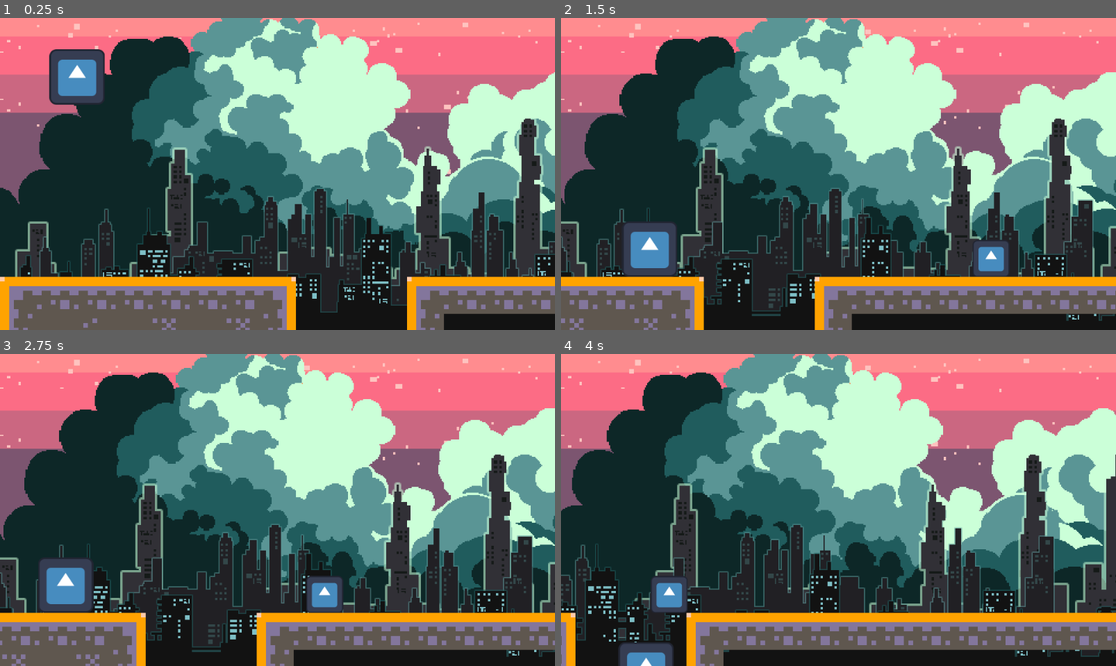
Above: before the commit, frames 1-4 (two rows, left to right).
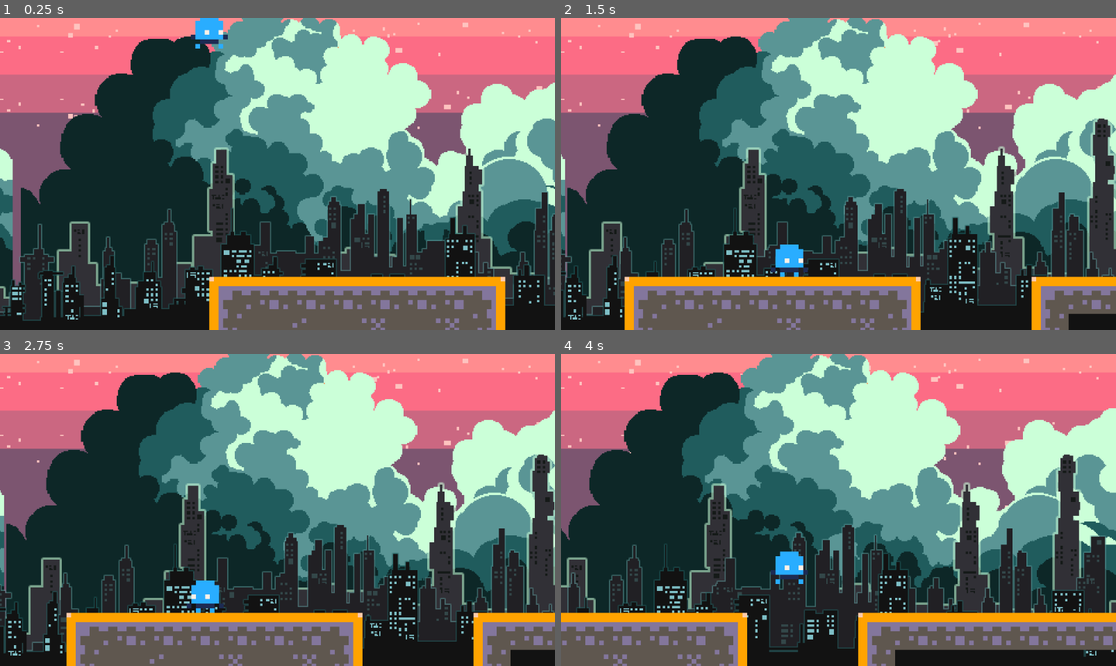
Above: after the commit, the same moments.

Repository: FerenczHollander/webcie-game-jam
Game: Godot game, scene res://level/dummy_level/dummy_level.tscn
Two runs of this game, one before a commit and one after it. Both use one fixed random seed, a clock stepped at 60 frames per second and the inputs below. The engine's default icon, where the game draws it, is replaced by a stand-in: a white triangle on a blue panel in a dark square.
Inputs:
- Up to frame 1 (0.25 s): no input
- Up to frame 2 (1.5 s): tap Enter (ui_accept) at 0.5, 0.77 s; hold Right (ui_right) from 0.53 s (still down)
- Up to frame 3 (2.75 s): tap Enter (ui_accept) at 1.52 s; release Right (ui_right) at 2.03 s; hold Left (ui_left) from 2.03 s (still down)
- Up to frame 4 (4 s): release Left (ui_left) at 2.78 s; hold Right (ui_right) from 2.78 s (still down); tap Enter (ui_accept) at 3.02, 3.77 s

The runs differ from the first frame. In frame 1, 45% of the frame differs, in the area x 0-100%, y 0-100%; in frame 2, 44%; in frame 3, 44%; in frame 4, 38%.

Commit message:
added animation

Diff:
--- a/Player/Player.tscn
+++ b/Player/Player.tscn
@@ -1,26 +1,14 @@
-[gd_scene load_steps=4 format=3 uid="uid://3x6bph5wasye"]
+[gd_scene load_steps=3 format=3 uid="uid://3x6bph5wasye"]
 
-[ext_resource type="Script" path="res://Player/PlayerScript.gd" id="1_kv6wb"]
-[ext_resource type="Texture2D" uid="uid://ckdl2difm6l10" path="res://icon.svg" id="2_iasod"]
+[ext_resource type="Script" path="res://Player/PlayerScript.gd" id="1_aa8qr"]
 
 [sub_resource type="RectangleShape2D" id="RectangleShape2D_s6d3w"]
-size = Vector2(128.5, 128)
+size = Vector2(8, 7)
 
 [node name="CharacterBody2D" type="CharacterBody2D"]
-script = ExtResource("1_kv6wb")
+script = ExtResource("1_aa8qr")
 
-[node name="Sprite2D" type="Sprite2D" parent="."]
-position = Vector2(178, 98)
-texture = ExtResource("2_iasod")
+[node name="AnimatedSprite2D" type="AnimatedSprite2D" parent="."]
 
 [node name="CollisionShape2D" type="CollisionShape2D" parent="."]
-position = Vector2(177.75, 98)
 shape = SubResource("RectangleShape2D_s6d3w")
-
-[node name="Area2D" type="Area2D" parent="."]
-
-[node name="CollisionShape2D" type="CollisionShape2D" parent="Area2D"]
-position = Vector2(177.75, 98)
-shape = SubResource("RectangleShape2D_s6d3w")
-
-[connection signal="body_entered" from="Area2D" to="." method="_on_area_2d_body_entered"]
--- a/Player/PlayerScript.gd
+++ b/Player/PlayerScript.gd
@@ -1,13 +1,20 @@
+class_name Player
 extends CharacterBody2D
 
 
-const SPEED = 300.0
-const JUMP_VELOCITY_Start = -100.0
-const JUMP_VELOCITY = -120.0
+var SPEED = 300.0
+var JUMP_VELOCITY_Start = -100.0
+var JUMP_VELOCITY = -120.0
 var JUMPING = false;
 var JUMPFRAMES = 0;
 
 func _physics_process(delta: float) -> void:
+	handle_movement(delta)
+
+func _on_area_2d_body_entered(body: Node2D) -> void:
+	pass # Replace with function body.
+
+func handle_movement(delta: float) -> void:
 	# Add the gravity.
 	if not is_on_floor():
 		velocity += get_gravity() * delta
@@ -32,7 +39,3 @@
 
 
 	move_and_slide()
-
-
-func _on_area_2d_body_entered(body: Node2D) -> void:
-	pass # Replace with function body.
--- /dev/null
+++ b/Player/dummy/dummy_player.gd
@@ -0,0 +1,22 @@
+class_name DummyPlayer
+extends Player
+
+@export var animation_sprite: AnimatedSprite2D
+
+func _physics_process(delta: float) -> void:
+	handle_movement(delta)
+	handle_animation()
+
+func handle_animation():
+
+	if velocity == Vector2(0,0):
+		animation_sprite.play("default")
+		return
+	if velocity.x < 0:
+		animation_sprite.scale.x = -1
+	else:
+		animation_sprite.scale.x = 1
+	if is_on_floor():
+		animation_sprite.play("walking")
+	else:
+		animation_sprite.play("jumping")
--- /dev/null
+++ b/Player/dummy/dummy_player.tscn
@@ -0,0 +1,67 @@
+[gd_scene load_steps=9 format=3 uid="uid://ruku00cytrpy"]
+
+[ext_resource type="PackedScene" uid="uid://3x6bph5wasye" path="res://Player/Player.tscn" id="1_4dt2w"]
+[ext_resource type="Script" path="res://Player/dummy/dummy_player.gd" id="2_8np4t"]
+[ext_resource type="Texture2D" uid="uid://33jig58jcqk4" path="res://assets/Transparent/Tilemap/tilemap_packed.png" id="2_h0erh"]
+
+[sub_resource type="AtlasTexture" id="AtlasTexture_5tmuo"]
+atlas = ExtResource("2_h0erh")
+region = Rect2(0, 56, 8, 8)
+
+[sub_resource type="AtlasTexture" id="AtlasTexture_h1q2h"]
+atlas = ExtResource("2_h0erh")
+region = Rect2(16, 56, 8, 8)
+
+[sub_resource type="AtlasTexture" id="AtlasTexture_c4ivl"]
+atlas = ExtResource("2_h0erh")
+region = Rect2(24, 56, 8, 8)
+
+[sub_resource type="AtlasTexture" id="AtlasTexture_jyxt4"]
+atlas = ExtResource("2_h0erh")
+region = Rect2(8, 56, 8, 8)
+
+[sub_resource type="SpriteFrames" id="SpriteFrames_qsqnv"]
+animations = [{
+"frames": [{
+"duration": 1.0,
+"texture": SubResource("AtlasTexture_5tmuo")
+}],
+"loop": true,
+"name": &"default",
+"speed": 1.0
+}, {
+"frames": [{
+"duration": 1.0,
+"texture": SubResource("AtlasTexture_h1q2h")
+}],
+"loop": true,
+"name": &"jumping",
+"speed": 5.0
+}, {
+"frames": [{
+"duration": 1.0,
+"texture": SubResource("AtlasTexture_c4ivl")
+}],
+"loop": true,
+"name": &"landing",
+"speed": 5.0
+}, {
+"frames": [{
+"duration": 1.0,
+"texture": SubResource("AtlasTexture_jyxt4")
+}],
+"loop": true,
+"name": &"walking",
+"speed": 5.0
+}]
+
+[node name="CharacterBody2D" node_paths=PackedStringArray("animation_sprite") instance=ExtResource("1_4dt2w")]
+script = ExtResource("2_8np4t")
+animation_sprite = NodePath("AnimatedSprite2D")
+
+[node name="AnimatedSprite2D" parent="." index="0"]
+texture_filter = 1
+sprite_frames = SubResource("SpriteFrames_qsqnv")
+
+[node name="CollisionShape2D" parent="." index="1"]
+position = Vector2(0, 0.5)
--- a/level/camera_2d.gd
+++ b/level/camera_2d.gd
@@ -1,7 +1,10 @@
 extends Camera2D
 
 @export var node_to_follow: Node2D
+var x_offset = -75
 
+func _ready() -> void:
+	global_position.x = node_to_follow.global_position.x
 
 func _process(delta: float) -> void:
-	global_position.x = global_position.x + (node_to_follow.global_position.x - global_position.x) * 0.2
+	global_position.x = global_position.x + (node_to_follow.global_position.x - global_position.x) * 0.2 + x_offset
--- a/level/dummy_level/dummy_level.tscn
+++ b/level/dummy_level/dummy_level.tscn
@@ -1,9 +1,8 @@
-[gd_scene load_steps=10 format=4 uid="uid://doe28ipywat7y"]
+[gd_scene load_steps=9 format=4 uid="uid://doe28ipywat7y"]
 
 [ext_resource type="PackedScene" uid="uid://d0253gx5hy0b2" path="res://level/level.tscn" id="1_t3i1a"]
+[ext_resource type="PackedScene" uid="uid://ruku00cytrpy" path="res://Player/dummy/dummy_player.tscn" id="2_45cvt"]
 [ext_resource type="Texture2D" uid="uid://cywy685hrv3u3" path="res://assets/far city background/-6.png" id="2_58s52"]
-[ext_resource type="PackedScene" uid="uid://3x6bph5wasye" path="res://Player/Player.tscn" id="2_j3bgr"]
-[ext_resource type="PackedScene" uid="uid://drsqlpeolv37d" path="res://Enemy/Enemy.tscn" id="3_0jbov"]
 [ext_resource type="Texture2D" uid="uid://bo4lepqdm8ear" path="res://assets/far city background/-5.png" id="3_f1wv5"]
 [ext_resource type="Texture2D" uid="uid://crw472ri6cqj6" path="res://assets/far city background/-4.png" id="4_unosn"]
 [ext_resource type="Texture2D" uid="uid://dr1ie872rjt6j" path="res://assets/far city background/-3.png" id="5_sgjaa"]
@@ -12,22 +11,18 @@
 
 [node name="Level" instance=ExtResource("1_t3i1a")]
 
-[node name="Player" parent="." index="0" instance=ExtResource("2_j3bgr")]
-scale = Vector2(0.75, 0.75)
+[node name="Dummy Player" parent="." index="0" instance=ExtResource("2_45cvt")]
+scale = Vector2(8, 8)
 
-[node name="Enemy" parent="." index="1" instance=ExtResource("3_0jbov")]
-position = Vector2(1234, 371)
-scale = Vector2(0.5, 0.5)
+[node name="Camera2D" parent="." index="1" node_paths=PackedStringArray("node_to_follow")]
+anchor_mode = 0
+node_to_follow = NodePath("../Dummy Player")
 
-[node name="Camera2D" parent="." index="2" node_paths=PackedStringArray("node_to_follow")]
-anchor_mode = 0
-node_to_follow = NodePath("../Player")
-
-[node name="TileMapLayer" parent="." index="3"]
+[node name="TileMapLayer" parent="." index="2"]
 scale = Vector2(8, 8)
 tile_map_data = PackedByteArray("AAABAAcAAAAEAAIAAAACAAcAAAAEAAIAAAADAAcAAAAEAAIAAAAEAAcAAAAEAAIAAAAFAAcAAAAEAAIAAAAGAA …(1264 unchanged characters)…
 
-[node name="ParallaxBackground" parent="." index="4"]
+[node name="ParallaxBackground" parent="." index="3"]
 offset = Vector2(600, 300)
 scale = Vector2(2, 2)
 transform = Transform2D(2, 0, 0, 2, 600, 300)
